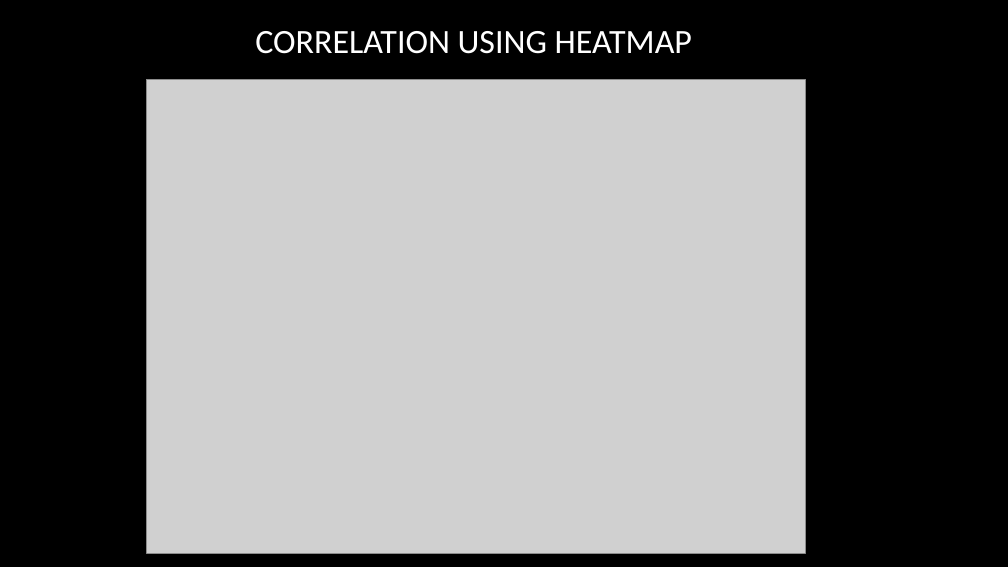
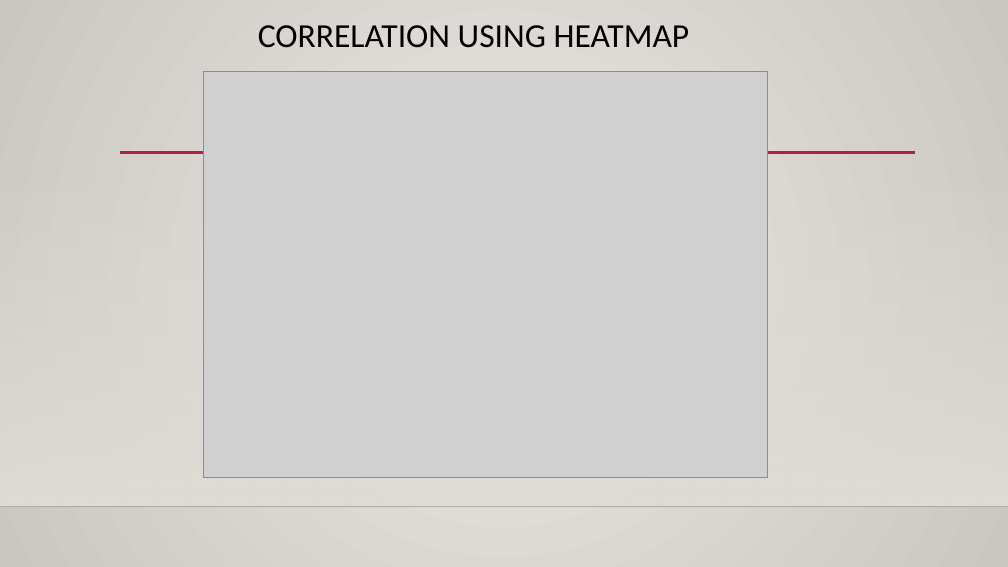
Before and after one commit to rajgupta-github/MachineLearning-with-Python, a slide deck: slide 5 of projects/IrisDataSetClassifier/MLIntermediate Project - Iris Classifier.pptx. Drawn at 1008x567 pixels with LibreOffice and Linux fonts; fonts in the diff are those of the drawing; grey boxes stand for pictures; background and template pictures are left out. Boxes give left, top, right and bottom in pixels: in the first picture for what was removed or moved away, otherwise in the second. Text is boxed around its words. In the diff, an @@ line names an element or a change of style, - is before the commit and + after.

```diff
--- a/projects/IrisDataSetClassifier/MLIntermediate Project - Iris Classifier.pptx
+++ b/projects/IrisDataSetClassifier/MLIntermediate Project - Iris Classifier.pptx
@@ background picture (left out) to gradient #ECEAE7 to #CAC7C1 @@
@@ title "CORRELATION USING HEATMAP" at box(258, 25, 690, 48): size 32.4 to 32 pt, text colour #FFFFFF to #000000; line spacing 1 to 0.9; vertical alignment middle to top @@
@@ picture: place and size @@
-picture at box(147, 79, 805, 554)
+picture at box(203, 71, 768, 477)
@@ rectangle added at box(0, 167, 1008, 507), fill gradient #DFDBD5 @@
@@ line added from (120, 153) to (915, 153), #B71E42 2.5 pt @@
@@ line added from (0, 507) to (1008, 507), #000001 1 pt @@
```
Also in this commit, not shown: 9 other slides changed, 6 slides added, 5 slides removed, 6 other files.
